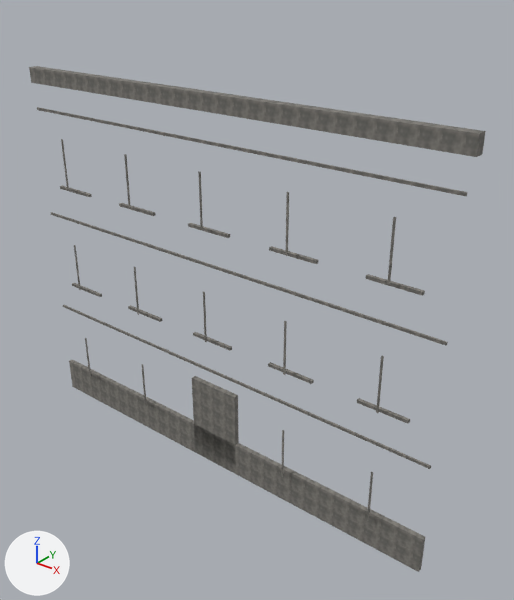
Renders of the OBJ model resources/blender/zombie_street/Street_BlockR0_Trim.obj from each side of a commit.
One viewpoint serves both versions: a 50 mm lens placed at (11.41, -12.29, 12.84), pointed at (1.07, 0.63, 4.83). The axes (+X, +Y, +Z) are drawn at lower left. The lights are the same throughout. The older version comes first. Where no turn or scale is listed for an object, it has been applied to the vertices.

The first picture shows 'Street_BlockR0_Trim'.
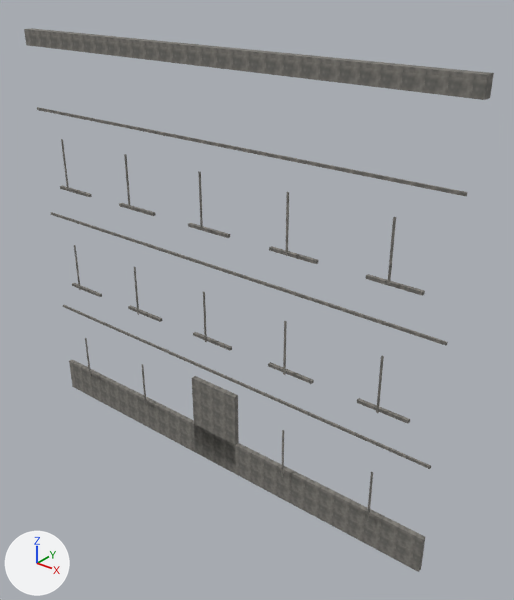
The edits, one by one:
me_street_blockr0_trim is used by ob_street_blockr0_trim; location (0.0, 0.0, 0.0).
me_street_blockr0_trim had 272 vertices, 408 faces and spanned x -6.6..6.6, y -0.22..0.26, z -0.55..10.0.
me_street_blockr0_trim now has 272 vertices, 408 faces and spans x -6.6..6.6, y -0.22..0.26, z -0.55..11.0.
me_street_blockr0_trim part 1: the loose piece of 8 vertices spanning x -6.6..6.6, y 0.0..0.26, z 9.58..10.0 is moved by (0.0, 0.0, 1.0).

Pixel boxes [x1, y1, x2, y2] of what changed, in the pictures (514 x 600 px; the box of a moved part takes in the faces that stretch with it):
'Street_BlockR0_Trim', reshaped (7% taller)
    before: [29, 66, 486, 572]
    after: [24, 28, 494, 572]
part 1 of me_street_blockr0_trim, moved or reshaped
    before: [29, 66, 486, 157]
    after: [24, 28, 494, 100]
